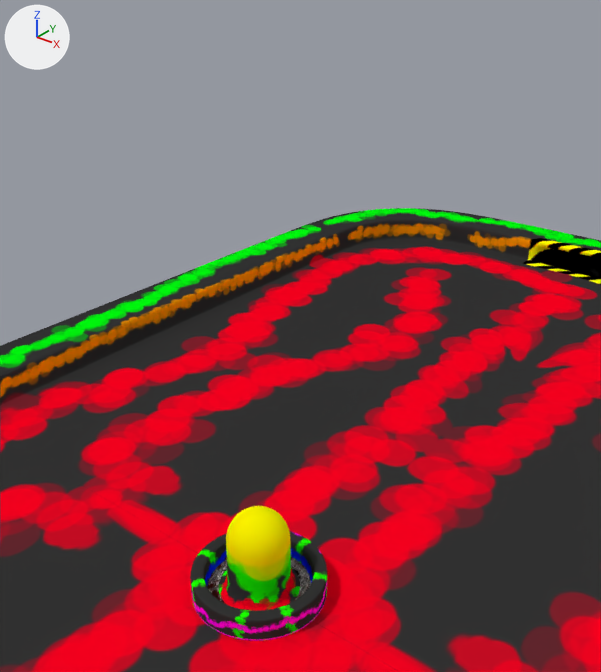
What one commit did to the Blender file Models/geometry.blend.
Rendered twice from a camera (50 mm lens) standing at (0.499, -0.549, 0.684) and looking at (0.03, 0.037, 0.321). Arrows for +X, +Y and +Z are at upper left; the lights stay in place.

The first picture shows 'Puck', 'Striker', 'Table'.
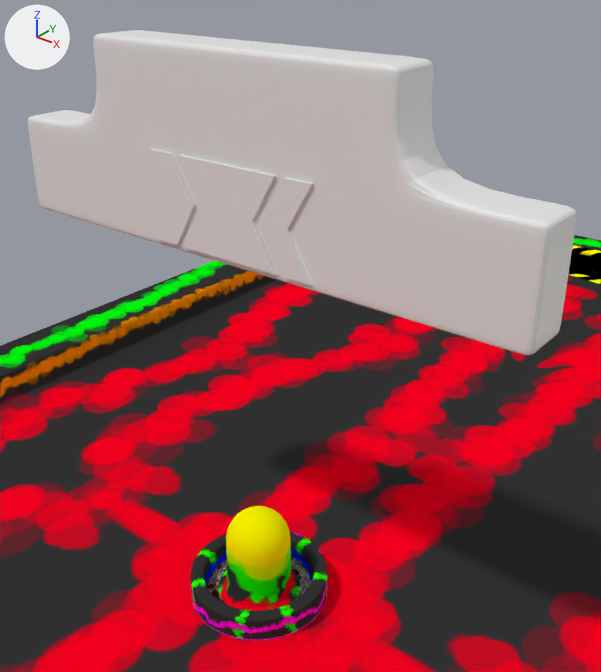
Where the change shows, as pixel boxes (x1, y1, x2, y2) in the pictures (601 x 672 px):
'Scoreboard', added: after (28, 30, 577, 355)
'ScoreCenter', added: after (179, 155, 278, 275)
'ScoreRight', added: after (261, 178, 314, 285)
'ScoreLeft', added: after (150, 149, 196, 245)

What the commit changed:
Mesh me_scoreleft is new.
It has 12 vertices, 8 faces and spans x -0.086..-0.0311, y -0.0865..0.0017, z -0.05..0.0.
Mesh me_scorecenter is new.
It has 17 vertices, 12 faces and spans x -0.0569..0.0569, y -0.0865..0.0017, z -0.05..0.0.
Mesh me_scoreboard is new.
It has 98 vertices, 84 faces and spans x -0.148..0.148, y -0.063..0.066, z -0.014..0.0.
Object 'ScoreLeft' (ob_scoreleft) is new; it shows me_scoreleft.
Its location is (-0.01, -0.03, 0.5).
Its rotation in degrees is (90, 0, 0).
Object 'ScoreCenter' (ob_scorecenter) is new; it shows me_scorecenter.
Its location is (0.0, -0.03, 0.5).
Its rotation in degrees is (90, 0, 0).
Object 'Scoreboard' (ob_scoreboard) is new; it shows me_scoreboard.
Its location is (0.0, 0.0, 0.5).
Its rotation in degrees is (90, 0, 0).
Its scale is (2.0, 1.5, 2.0).
It gains a MIRROR modifier named 'Mirror.001'.
Modifier setting: use_axis = (False, False, True).
It gains a SUBSURF modifier named 'Subsurf'.
Modifier setting: levels = 2.
Object 'ScoreRight' (ob_scoreright) is new; it shows a copy of me_scoreleft.
Its location is (0.01, -0.03, 0.5).
Its rotation in degrees is (90, 0, 0).
Its scale is (-1.0, 1.0, 1.0).
